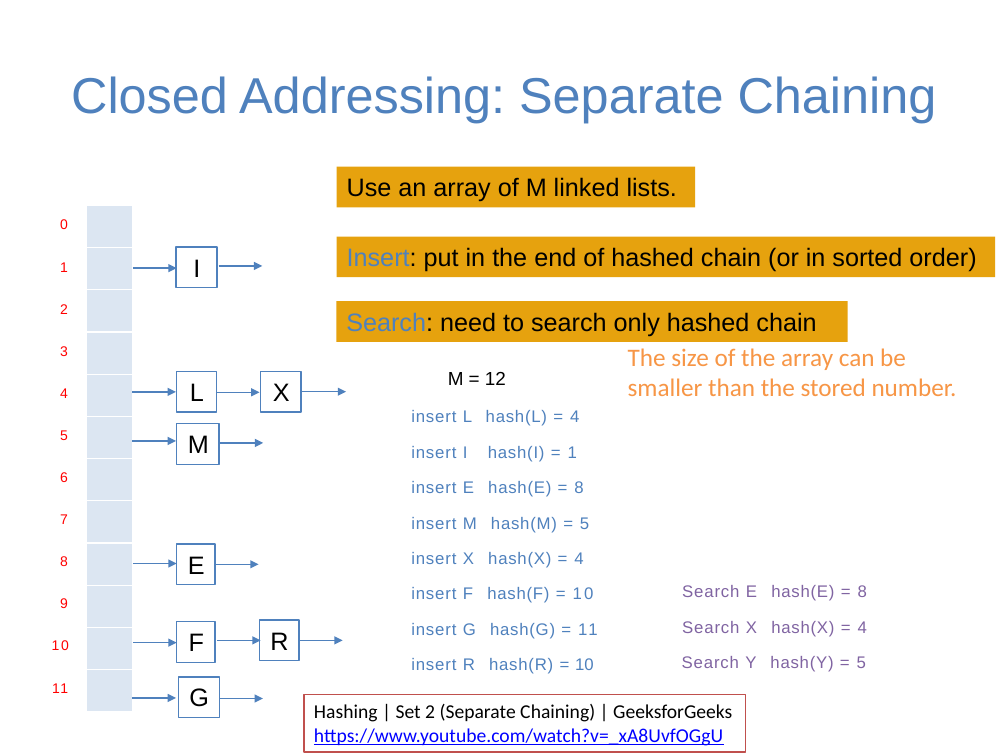
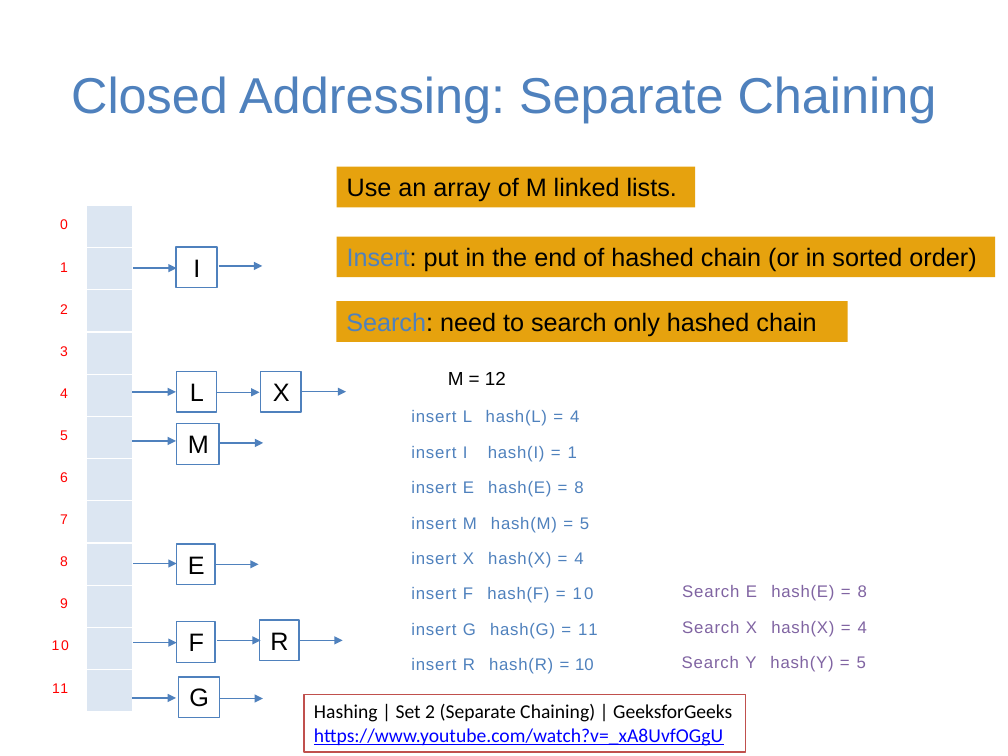
Before and after one commit to guhofstra/CSC111Fa25, a slide deck: slide 21 of PPTs/Lecture 7-hash table.pptx. Drawn at 1008x756 pixels with LibreOffice and Linux fonts; fonts in the diff are those of the drawing. Boxes give left, top, right and bottom in pixels: in the first picture for what was removed or moved away, otherwise in the second. Text is boxed around its words. In the diff, an @@ line names an element or a change of style, - is before the commit and + after.

```diff
--- a/PPTs/Lecture 7-hash table.pptx
+++ b/PPTs/Lecture 7-hash table.pptx
@@ text removed at [628, 348, 957, 396] @@
-The size of the array can be smaller than the stored number.
```
Also in this commit, not shown: 11 other slides changed, 9 other files.
